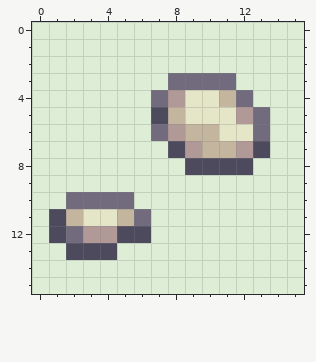
A pixel-art sprite gets an edit: core/assets/stone0.png. Above is the file before it was changed.
The file is 32x32 pixels, drawn in blocks of 2x2; one block is one cell here.
And afterwards:
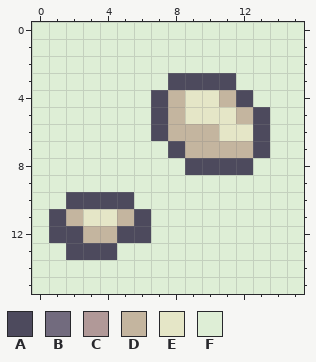
Palette (. is transparent): A #4d4a5d  B #726b7e  C #b19998  D #c4b59f  E #e5e6c7  F #deeed6
Author's note on the commit: [SPRITES] Some color correction for stones and also new wood decals
Changes in this commit:
Changed rows in their new state; - is an unchanged pixel.
first column x 2:
 3 ------AAAA--
 4 -----AD---A-
 5 ----------DA
 6 -----AD----A
 7 -------D--D-
10 AAAA--------
11 ----A-------
12 ADD---------
